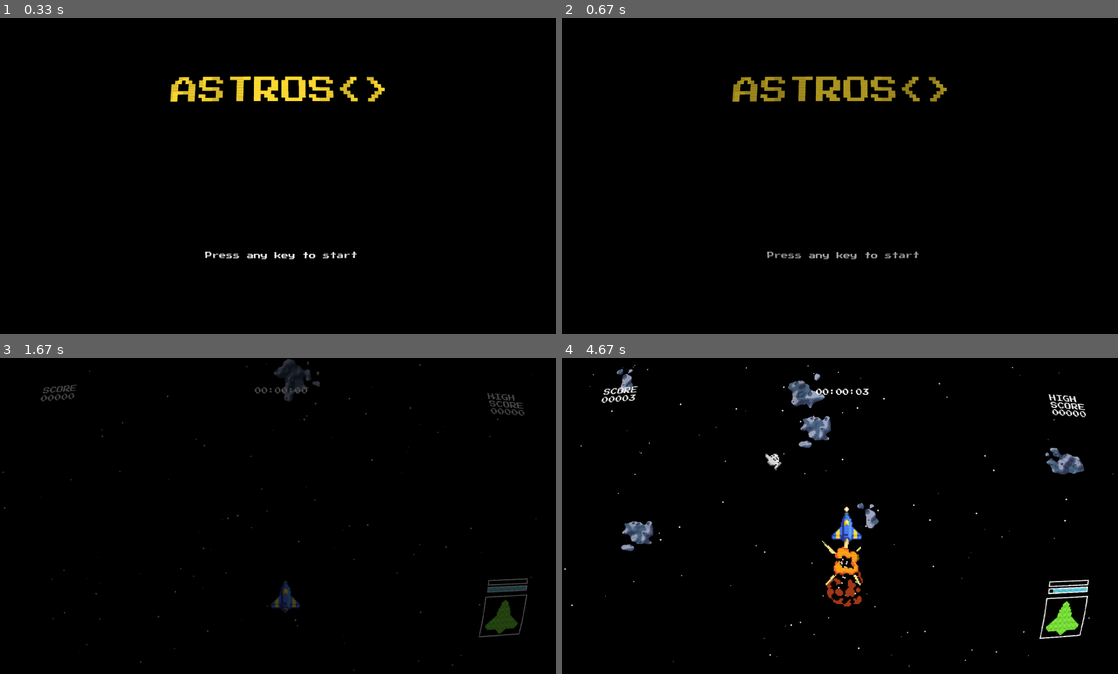
Above: before the commit, frames 1-4 (two rows, left to right).
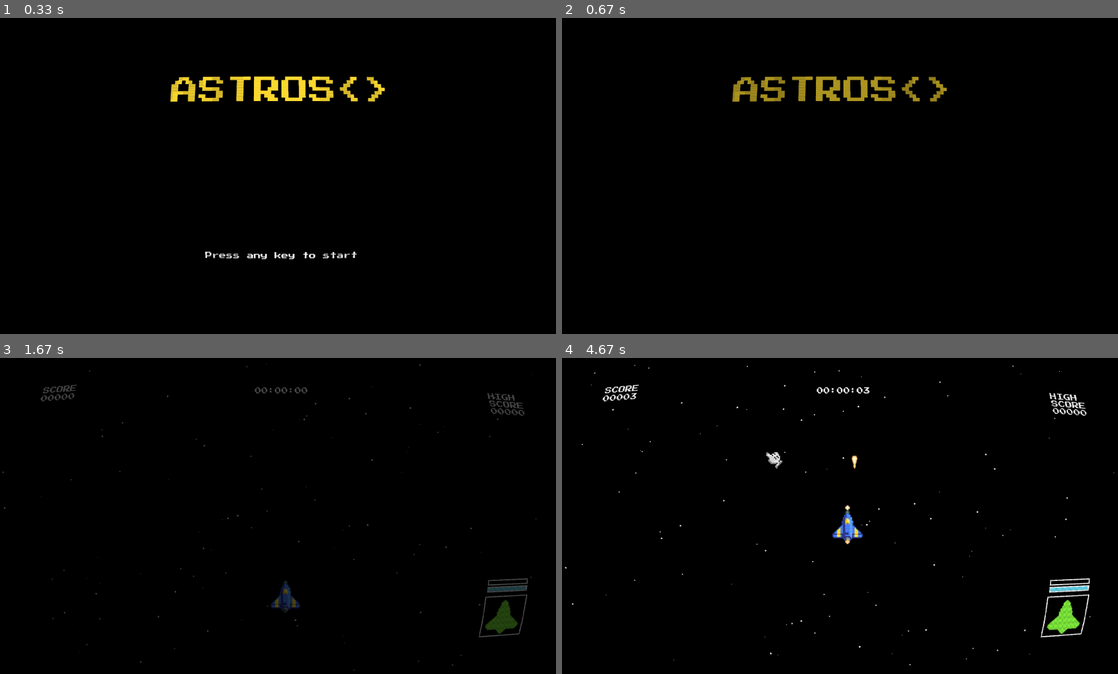
Above: after the commit, the same moments.

Repository: isGoodSoup/astros
Game: pygame game, started from main.py
Two runs of this game, one before a commit and one after it. Both use one fixed random seed, a clock stepped at 60 frames per second and the inputs below.
Inputs (mouse positions are in pixels of both pictures, inside the frame that each line leads up to):
- Up to frame 1 (0.33 s): no input
- Up to frame 2 (0.67 s): tap Enter at 0.33 s
- Up to frame 3 (1.67 s): no input
- Up to frame 4 (4.67 s): hold Right 1.67-2.13 s; move the mouse to (1051, 626) at 1.7 s; hold Up 2.17-2.47 s; move the mouse to (695, 399) at 2.2 s; tap Space at 2.23, 2.57, 2.87, 3.07, 3.37, 3.63, 3.97, 4.27, 4.4 s; hold Right 2.5-2.97 s; move the mouse to (712, 452) at 2.53 s; hold Left 3-3.53 s; move the mouse to (817, 598) at 3.03 s; hold Down 3.57-3.87 s; move the mouse to (845, 553) at 3.6 s; hold Left 3.9-4.3 s; move the mouse to (1056, 636) at 3.93 s; hold Up from 4.33 s (still down); move the mouse to (762, 449) at 4.37 s

Frame 1 is identical in both runs. In frame 2, 0.2% of the frame differs, in the area x 36-65%, y 73-77%; in frame 3, 0.5%; in frame 4, 4.2%, in the area x 0-100%, y 2-98%.

Commit message:
add: tutorial and HUD buttons

Diff:
--- a/main.py
+++ b/main.py
@@ -47,11 +47,12 @@
         self.clock = pg.time.Clock()
         self.running = True
         self.transitioning = False
+        self.count = 0
+        self.last_blink = 0
         pg.mouse.set_visible(False)
         toggle_fullscreen()
 
     def run(self):
-        count = 0
         while self.running:
             for event in pg.event.get():
                 if event.type == pg.QUIT:
@@ -68,10 +69,15 @@
             alpha = fade.update()
             self.screen.fill((0, 0, 0))
 
-            colors = ["WHITE", (0,0,0,0)]
-            count += 1
+            now = pg.time.get_ticks()
+            if now - self.last_blink > 500:
+                self.count += 1
+                self.last_blink = now
+
+            colors = [(255, 255, 255), (0, 0, 0, 0)]
             title = self.game_font.render("ASTROS<>", True, (255, 220, 50))
-            start = self.text_font.render("Press any key to start", True, colors[count%2])
+            start = self.text_font.render("Press any key to start", True,
+                                          colors[self.count % 2])
             title_y = 200
             self.render_surface.fill((0, 0, 0))
             surface_width, surface_height = self.render_surface.get_size()
@@ -135,11 +141,12 @@
         self.joy_axis = [0.0, 0.0]
         self.deadzone = 0.2
 
-        self.hitpoints = Interface("assets/ui/status.png", 0, 40, 40, hud_ratio)
+        self.hitpoints = Interface("assets/ui/status.png", 0, 40, 40,
+            hud_ratio, ['right', 'bottom'])
         self.shield = Interface("assets/ui/shield_bar.png", 0, 40, 40,
-            hud_ratio, 33, [0, -50])
+            hud_ratio, ['right', 'bottom'], 33, [0, -50])
         self.xp = Interface("assets/ui/xp.png", -1, 40, 40,
-            hud_ratio, 33, [0,-75])
+            hud_ratio, ['right', 'bottom'], 33, [0,-75])
 
         self.anim_frame_base = 0
         self.anim_frame_overlay = 0
@@ -237,6 +244,8 @@
         self.last_cursor_pos = pg.mouse.get_pos()
         self.last_move_time = pg.time.get_ticks()
         self.cursor_hide_delay = 3000
+
+        self.tutorial_active = True
 
         self.game_over_fx = True
         fade.start("in")
@@ -518,18 +527,18 @@
             hitpoints_frame = (total_frames - (self.ship.hitpoints * total_frames)
                         // self.ship.max_hitpoints)
             hitpoints_frame = max(0, min(hitpoints_frame, total_frames))
-        self.hitpoints.update(self.ship, hud_ratio, hitpoints_frame, screen)
+        self.hitpoints.update(self.ship, hud_ratio, ['right', 'bottom'], hitpoints_frame, screen)
 
         shield_total_frames = len(self.shield.frames) - 1
         shield_frame = (shield_total_frames - (self.ship.shield * shield_total_frames)
                         // self.ship.max_shield)
         shield_frame = max(0, min(shield_total_frames, shield_frame))
-        self.shield.update(self.ship, hud_ratio, shield_frame, screen)
+        self.shield.update(self.ship, hud_ratio, ['right', 'bottom'], shield_frame, screen)
 
         experience_total_frames = len(self.xp.frames) - 1
         xp_frame = (experience_total_frames - (experience_total_frames * self.ship.xp)
                     // self.ship.xp_to_next_level)
-        self.xp.update(self.ship, hud_ratio, xp_frame, screen)
+        self.xp.update(self.ship, hud_ratio, ['right', 'bottom'], xp_frame, screen)
 
     def update_game(self, screen_size, hud_padding):
         for i in self.stars:
@@ -539,43 +548,44 @@
                 i[1] = 0
                 i[0] = random.randint(0, screen_size[0])
 
-        current_time = pg.time.get_ticks()
-        if current_time - self.last_celestial_spawn > self.celestial_spawn_interval:
-            self.last_celestial_spawn = current_time
-            for _ in range(random.randint(1, 4)):
-                for _ in range(10):
-                    new_celestial = random_celestial()
-                    if new_celestial and is_valid_spawn(new_celestial,
-                                                        self.celestials,
-                                                        200):
-                        self.celestials.add(new_celestial)
-                        break
-
-        if current_time - self.last_upgrade_spawn > self.upgrade_spawn_interval:
-            self.last_upgrade_spawn = current_time
-
-            for _ in range(random.randint(1, 2)):
-                x = random.randint(0, screen_size[0])
-                y = random.randint(-200, -50)
-
-                self.last_upgrade = upgd.get_upgrade()
-                upgrade = f"assets/{self.last_upgrade}.png"
-                new_upgrade = Upgrade(upgrade, x, y)
-                self.upgrades.add(new_upgrade)  # type: ignore
-
-        current_time = pg.time.get_ticks()
-        if current_time - self.last_asteroid_spawn > self.asteroid_spawn_interval:
-            self.last_asteroid_spawn = current_time
-            for _ in range(random.randint(1, self.asteroid_spawn_count)):
-                for _ in range(10):
-                    new_asteroid = Asteroid(screen_size[0], min_y=-200,
-                                            max_y=-50)
-                    too_close = any(
-                        abs(new_asteroid.rect.y - m.rect.y) < 60 for m in
-                        self.asteroids)
-                    if not too_close:
-                        self.asteroids.add(new_asteroid)  # type: ignore
-                        break
+        if not self.tutorial_active:
+            current_time = pg.time.get_ticks()
+            if current_time - self.last_celestial_spawn > self.celestial_spawn_interval:
+                self.last_celestial_spawn = current_time
+                for _ in range(random.randint(1, 4)):
+                    for _ in range(10):
+                        new_celestial = random_celestial()
+                        if new_celestial and is_valid_spawn(new_celestial,
+                                                            self.celestials,
+                                                            200):
+                            self.celestials.add(new_celestial)
+                            break
+
+            if current_time - self.last_upgrade_spawn > self.upgrade_spawn_interval:
+                self.last_upgrade_spawn = current_time
+
+                for _ in range(random.randint(1, 2)):
+                    x = random.randint(0, screen_size[0])
+                    y = random.randint(-200, -50)
+
+                    self.last_upgrade = upgd.get_upgrade()
+                    upgrade = f"assets/{self.last_upgrade}.png"
+                    new_upgrade = Upgrade(upgrade, x, y)
+                    self.upgrades.add(new_upgrade)  # type: ignore
+
+            current_time = pg.time.get_ticks()
+            if current_time - self.last_asteroid_spawn > self.asteroid_spawn_interval:
+                self.last_asteroid_spawn = current_time
+                for _ in range(random.randint(1, self.asteroid_spawn_count)):
+                    for _ in range(10):
+                        new_asteroid = Asteroid(screen_size[0], min_y=-200,
+                                                max_y=-50)
+                        too_close = any(
+                            abs(new_asteroid.rect.y - m.rect.y) < 60 for m in
+                            self.asteroids)
+                        if not too_close:
+                            self.asteroids.add(new_asteroid)  # type: ignore
+                            break
 
         now = pg.time.get_ticks()
         if now - self.last_update_base > self.cooldown_base:
@@ -804,6 +814,7 @@
         self.milliseconds = 0
         self.stopwatch = None
         self.game_over = False
+        self.tutorial_active = False
 
         if self.play_sound:
             pg.mixer.music.play(-1)
--- a/scripts/hud.py
+++ b/scripts/hud.py
@@ -2,19 +2,31 @@
 from scripts.sheet import SpriteSheet
 
 class Interface(pygame.sprite.Sprite):
-    def __init__(self, path, frame, width, height, hud_ratio, columns=29,
-                 offset=(0, 0), scale=4):
+    def __init__(self, path, frame, width, height, hud_ratio, hud_pos,
+                 columns=29, offset=(0, 0), scale=4):
         super().__init__()
         self.sprite_sheet = SpriteSheet(path)
+        self.buttons_sheet = SpriteSheet("assets/ui/buttons.png")
         self.frames = [self.sprite_sheet.get_image(i, width, height, scale, columns)
             for i in range(columns)]
+        self.buttons = {
+            "A" : self.buttons_sheet.get_image(0, width, height, scale, 4),
+            "B": self.buttons_sheet.get_image(1, width, height, scale, 4),
+            "X": self.buttons_sheet.get_image(2, width, height, scale, 4),
+            "Y": self.buttons_sheet.get_image(3, width, height, scale, 4),
+        }
         self.image = self.frames[frame]
-        self.hud_x = hud_ratio['right'] - self.image.get_width()
-        self.hud_y = hud_ratio['bottom'] - self.image.get_height()
+        self.hud_x = hud_ratio[hud_pos[0]] - self.image.get_width()
+        self.hud_y = hud_ratio[hud_pos[1]] - self.image.get_height()
         self.offset_x, self.offset_y = offset
+        self.toggle_controls = False
 
-    def update(self, ship, hud_ratio, frame, screen):
+    def update(self, ship, hud_ratio, hud_pos, frame, screen):
         frame = int(min(frame, len(self.frames) - 1))
-        self.hud_x = hud_ratio['right'] - self.image.get_width() + self.offset_x
-        self.hud_y = hud_ratio['bottom'] - self.image.get_height() + self.offset_y
+        self.hud_x = hud_ratio[hud_pos[0]] - self.image.get_width() + self.offset_x
+        self.hud_y = hud_ratio[hud_pos[1]] - self.image.get_height() + self.offset_y
         screen.blit(self.frames[frame], (self.hud_x, self.hud_y))
+        if self.toggle_controls:
+            self.hud_x = (hud_ratio['left'] - self.image.get_width() + self.offset_x)
+            self.hud_y = (hud_ratio['bottom'] - self.image.get_height() + self.offset_y)
+            screen.blit(self.buttons.get("A", "A"), (self.hud_x, self.hud_y))
Binary file added: assets/ui/buttons.png
